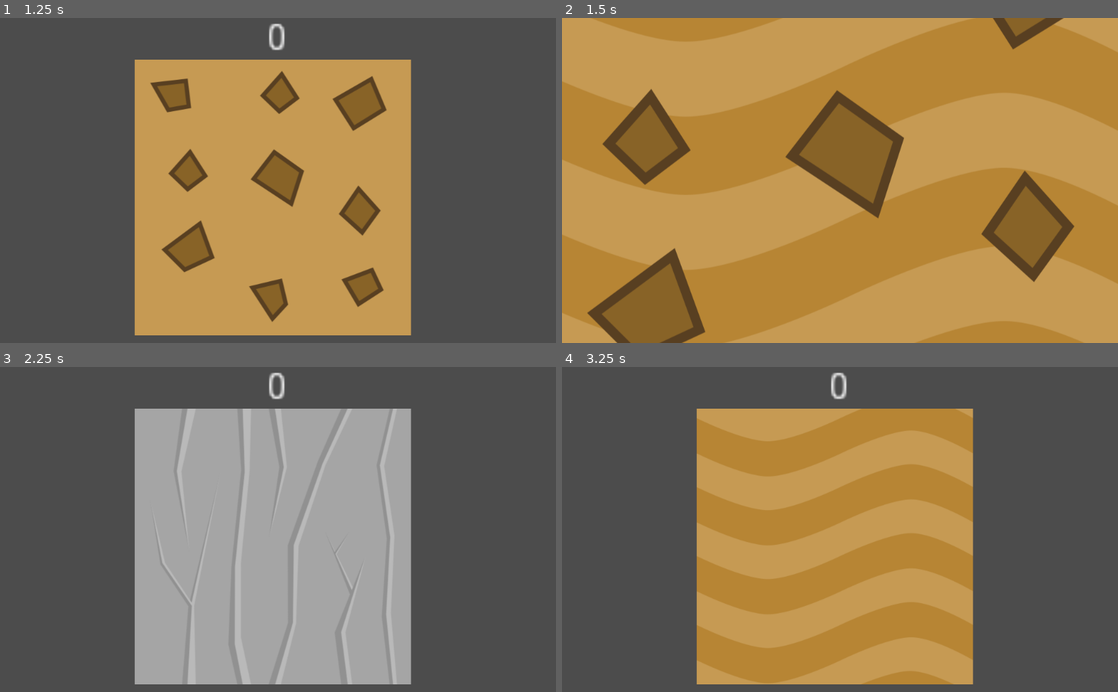
Above: before the commit, frames 1-4 (two rows, left to right).
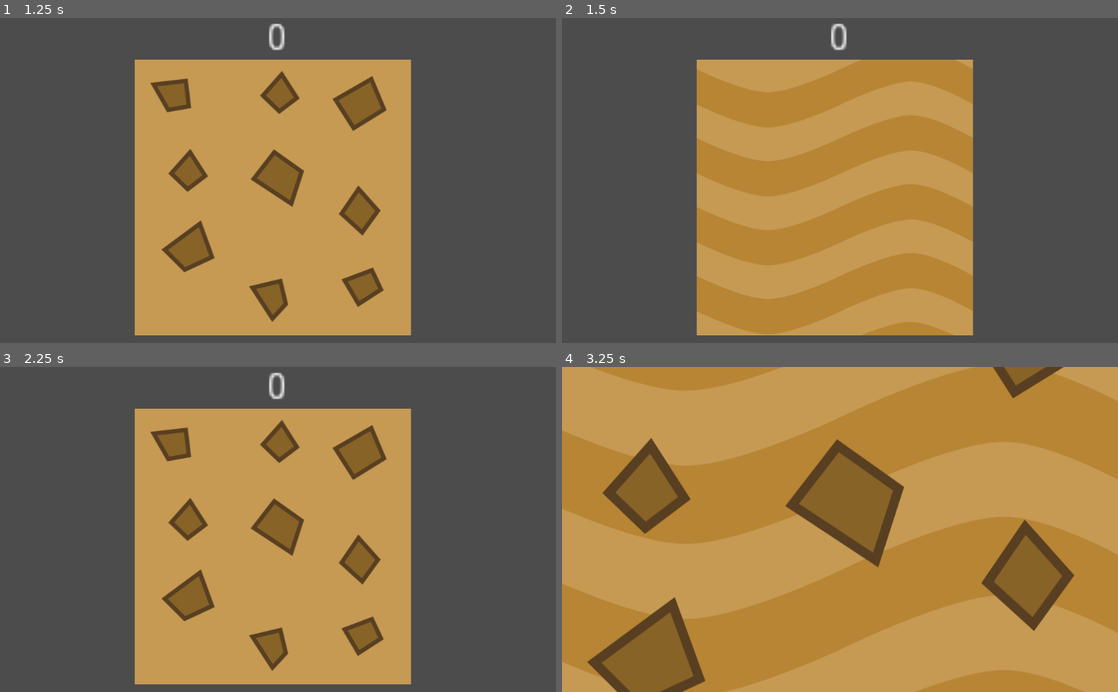
Above: after the commit, the same moments.

Repository: LeProfesseurStagiaire/Please-finish-my-game-
Game: Godot game, scene res://scene/jeu_cube_player.tscn
The game is run twice, just before and just after one commit, with the same random seed, the same clock (stepped at 60 frames per second) and the same inputs.
Inputs:
- Up to frame 1 (1.25 s): tap Enter (ui_accept) at 0.5 s; hold Enter (ui_accept) from 0.53 s (still down)
- Up to frame 2 (1.5 s): release Enter (ui_accept) at 1.28 s; tap Enter (ui_accept) at 1.35 s
- Up to frame 3 (2.25 s): tap Enter (ui_accept) at 1.52, 1.82, 2 s; hold Enter (ui_accept) from 2.03 s (still down)
- Up to frame 4 (3.25 s): release Enter (ui_accept) at 2.78 s; tap Enter (ui_accept) at 2.85, 3.02 s

Frame 1 is identical in both runs. In frame 2, 79% of the frame differs, in the area x 0-100%, y 0-100%; in frame 3, 42%; in frame 4, 79%.

Commit message:
.exe
find a way to modify the main files of the exe source

Diff:
--- a/Please_Finish_my_game/script/jeu_cube_player.gd
+++ b/Please_Finish_my_game/script/jeu_cube_player.gd
@@ -8,4 +8,6 @@
 	if(event.is_action_pressed("ui_accept")):
 		#print(script_rand.new().random_texture("res://ressources/img/game_01/cube/"))
 		#print(EditorFileSystem.get_filesystem())
-		get_node("Sprite").texture = load((script_rand.new().random_texture("res://ressources/img/game_01/cube/")))
+		get_node("Sprite").texture = load("res://ressources/img/game_01/cube/cube_3.png")
+		print(get_node("Sprite").texture.get_path())
+		get_node("Sprite").texture = load((script_rand.new().random_texture("res://ressources/img/game_01/cube")).replace(".import", ""))
--- a/Please_Finish_my_game/script/rand_texture.gd
+++ b/Please_Finish_my_game/script/rand_texture.gd
@@ -15,8 +15,7 @@
 			files += random_texture(new_path)
 		else:
 			var name = path+"/"+file_name
-			if ! ".import" in name:
-				files.push_back(name)
+			files.push_back(name)
 		file_name = dir.get_next()
 	return files[randi()%files.size()]
 	dir.list_dir_end()
Not shown, changed: Please_Finish_my_game/export_presets.cfg
Not shown, added: Please_Finish_my_game/PFMG_0.1.exe
Not shown, added: Please_Finish_my_game/PFMG_0.1.pck
